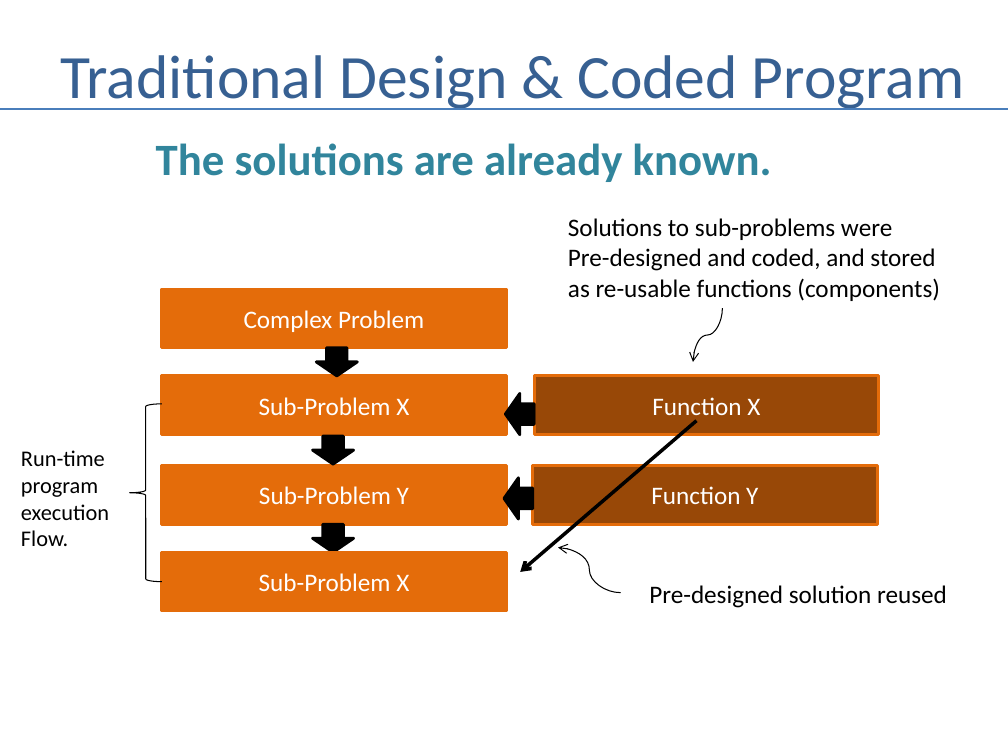
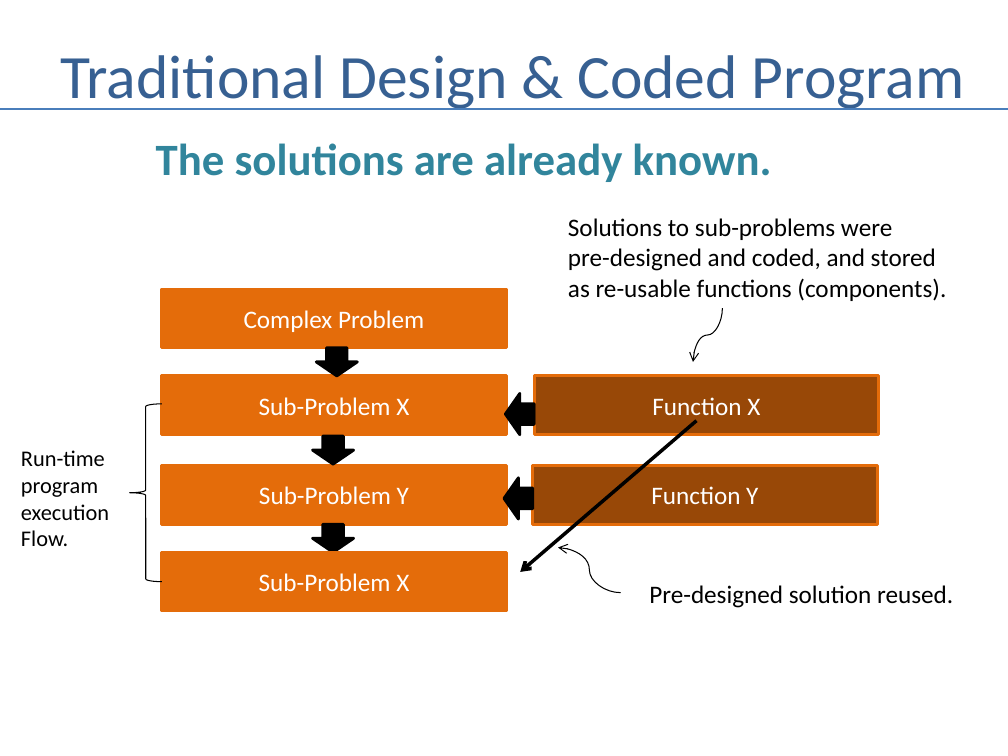
Before and after one commit to andrewferlitsch/Portland-Data-Science-Group, a slide deck: slide 4 of Presentations/AI Dynamic Programming.pptx. Drawn at 1008x756 pixels with LibreOffice and Linux fonts; fonts in the diff are those of the drawing. Boxes give left, top, right and bottom in pixels: in the first picture for what was removed or moved away, otherwise in the second. Text is boxed around its words. In the diff, an @@ line names an element or a change of style, - is before the commit and + after.

```diff
--- a/Presentations/AI Dynamic Programming.pptx
+++ b/Presentations/AI Dynamic Programming.pptx
@@ text at bbox=[568, 248, 946, 301]: text changed @@
-Pre-designed and coded, and stored
-as re-usable functions (components)
+pre-designed and coded, and stored
+as re-usable functions (components).
@@ text at bbox=[649, 585, 953, 608]: text changed @@
-Pre-designed solution reused
+Pre-designed solution reused.
```
Also in this commit, not shown: 1 other slide changed, 1 other file.
